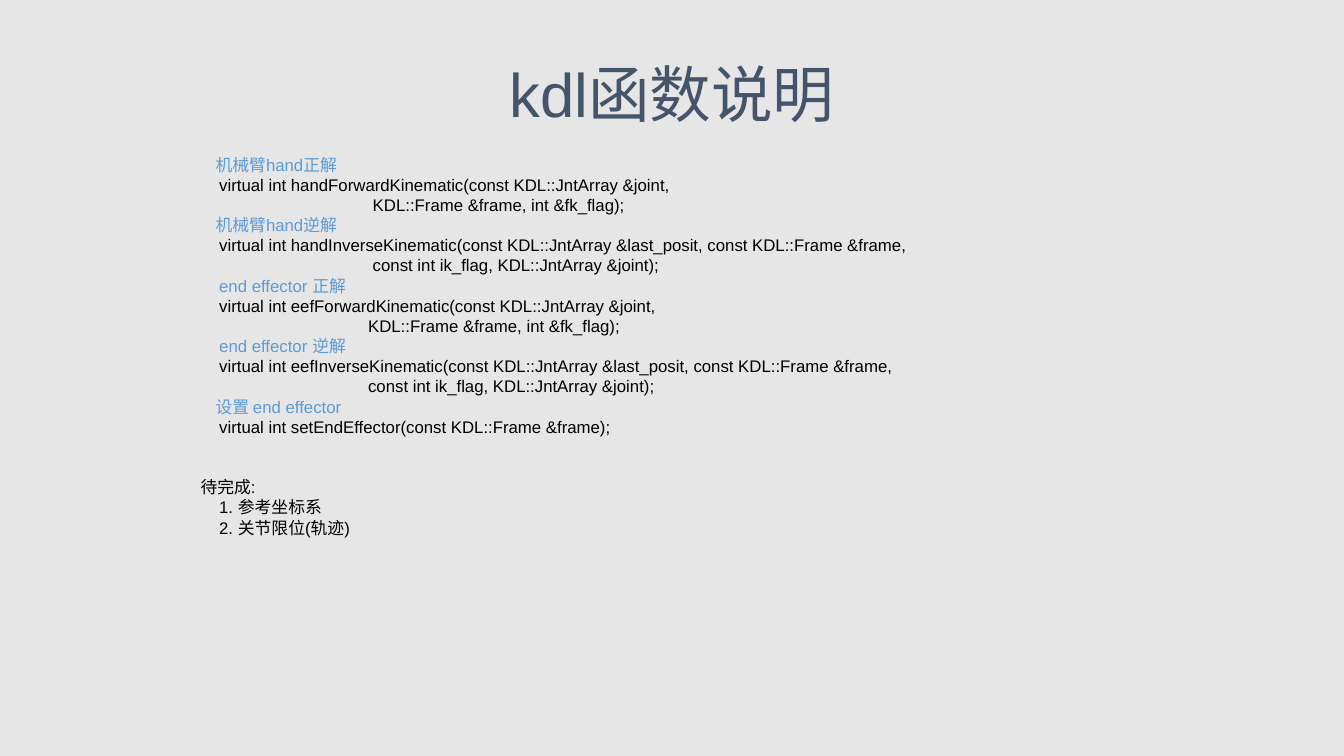
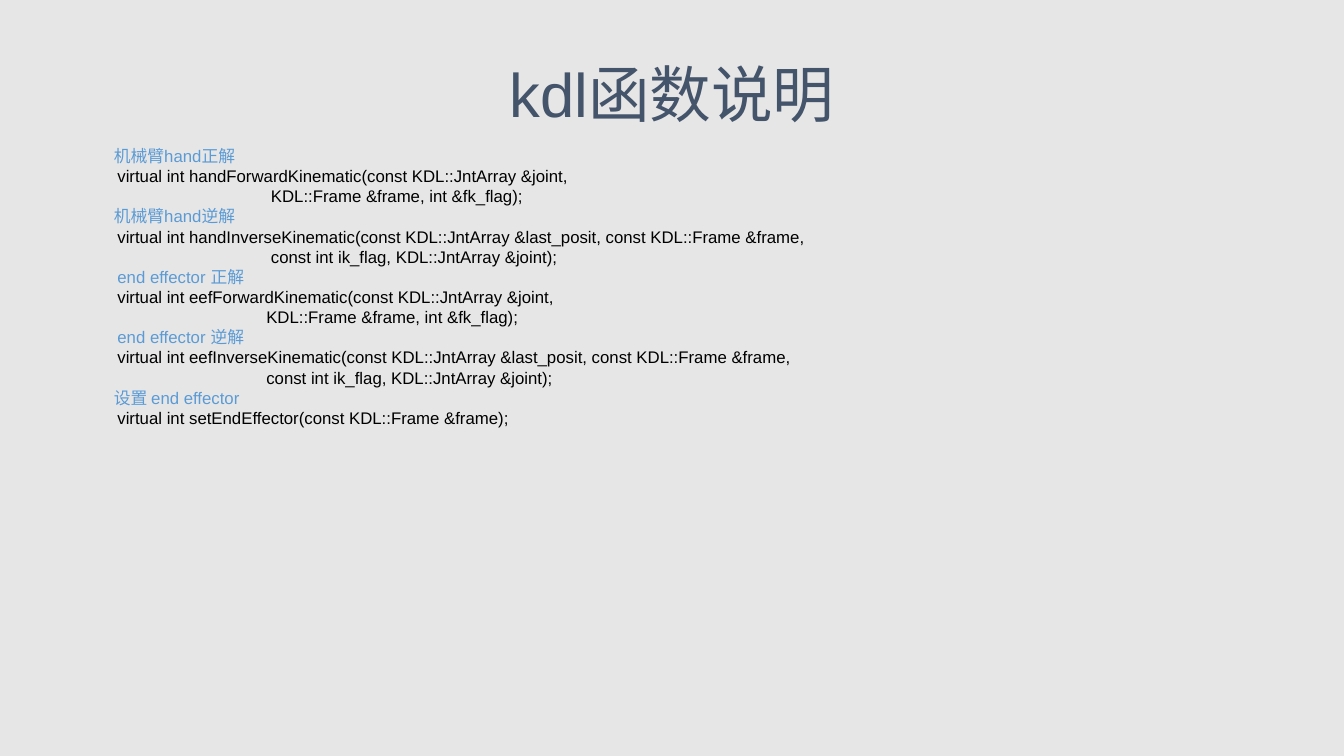
Before and after one commit to wenphi/about_by, a slide deck: slide 14 of motion流程演示.pptx (slide 10 before the commit). Drawn at 1344x756 pixels with LibreOffice and Linux fonts; fonts in the diff are those of the drawing. Boxes give left, top, right and bottom in pixels: in the first picture for what was removed or moved away, otherwise in the second. Text is boxed around its words. In the diff, an @@ line names an element or a change of style, - is before the commit and + after.

```diff
--- a/motion流程演示.pptx
+++ b/motion流程演示.pptx
@@ text "机械臂hand正解": place and size @@
-text "机械臂hand正解" at (201,157,906,538)
+text "机械臂hand正解" at (114,148,804,428)
@@ text at (201,479,350,538): paragraphs removed @@
-待完成:
-1. 参考坐标系
-2. 关节限位(轨迹)
```
Also in this commit, not shown: 6 other slides changed, 6 slides added, 1 slide removed, 11 other files.
